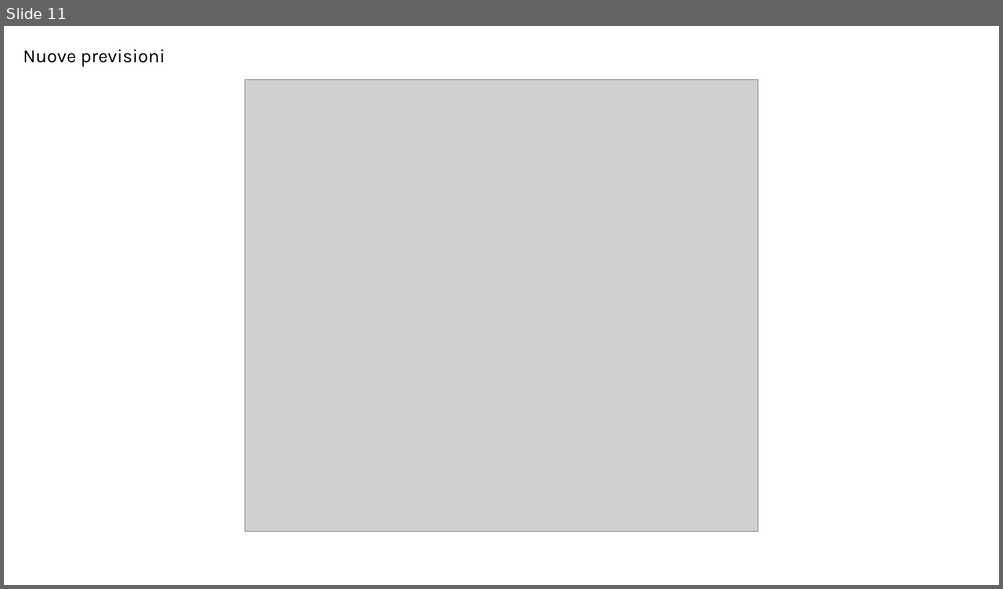
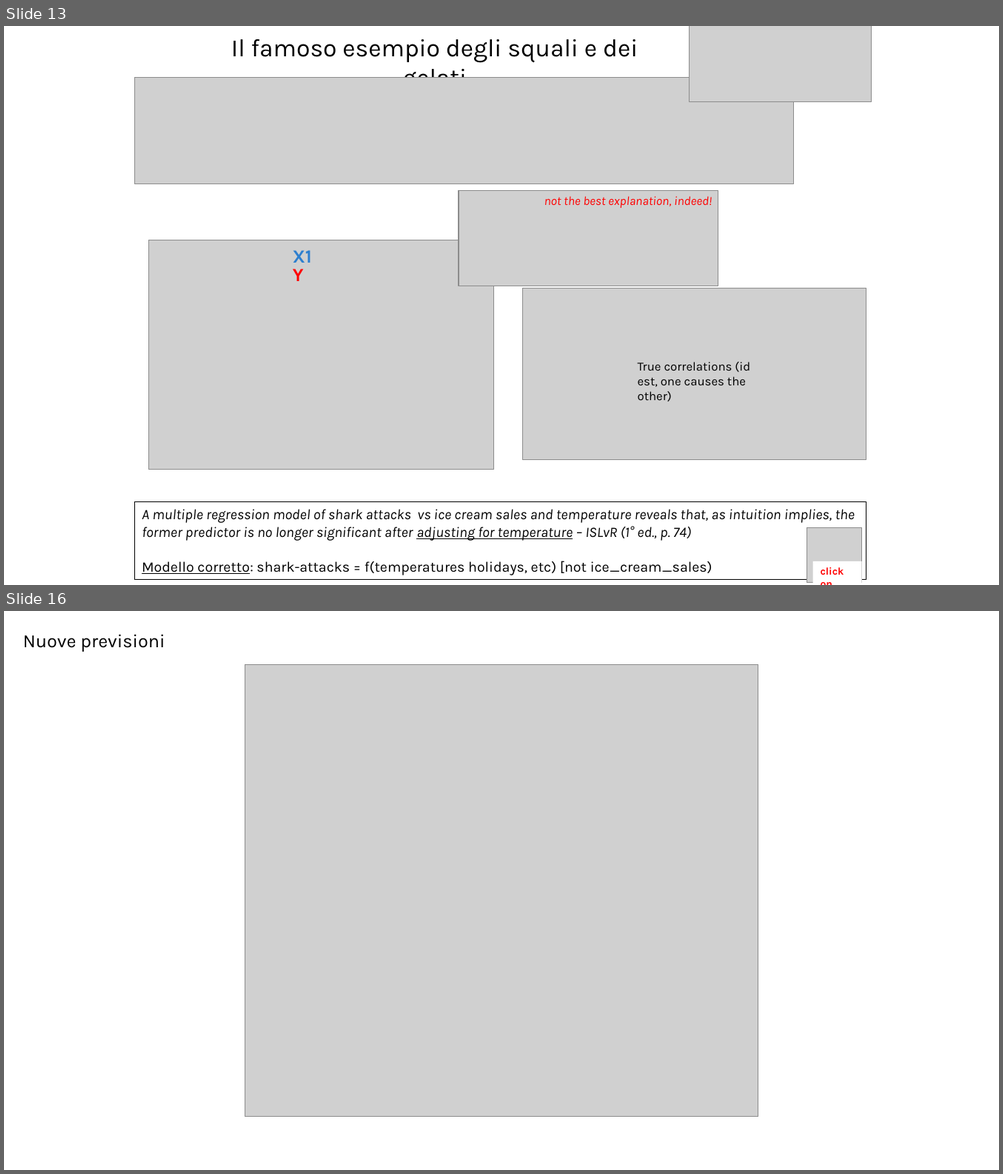
Before and after one commit to antonio-corsi/Corso-ML-Unicredit-settembre-2026, a slide deck: slide.pptx. Shown one above the other, each under a label of ours: slide 11 before the commit, slides 13 and 16 after it; the slides between them are not shown. The pictures are 1003x589 and 1003x1174 pixels, drawn with LibreOffice and Linux fonts; fonts in the diff are those of the drawing; grey boxes stand for pictures. Boxes give left, top, right and bottom in pixels: in the first picture for what was removed or moved away, otherwise in the second. Text is boxed around its words. In the diff, an @@ line names an element or a change of style, - is before the commit and + after.

```diff
--- a/slide.pptx
+++ b/slide.pptx
@@ slide 13 added at box(4, 26, 999, 585), background #FFFFFF @@
@@ text added at box(231, 39, 637, 78), 24 pt, text #000000 @@
+Il famoso esempio degli squali e dei gelati
@@ picture added at box(690, 26, 871, 101) @@
@@ picture added at box(134, 78, 794, 184) @@
@@ picture added at box(458, 191, 717, 286) @@
@@ text added at box(544, 196, 711, 208), 12 pt, text #FF0000, italic @@
+not the best explanation, indeed!
@@ picture added at box(149, 241, 493, 470) @@
@@ text added at box(293, 250, 312, 263), 18 pt, text #2D7FCF, bold @@
+X1
@@ text added at box(293, 269, 304, 281), 18 pt, text #FF0000, bold @@
+Y
@@ picture added at box(523, 288, 866, 460) @@
@@ text added at box(637, 362, 750, 402), 12 pt, text #000000 @@
+True correlations (id est, one causes the other)
@@ rectangle added at box(134, 502, 866, 580), outline #000000 0.75 pt, 14 pt, text #000000, italic @@
+A multiple regression model of shark attacks vs ice cream sales and temperature reveals that, as intuition implies, the former predictor is no longer significant after adjusting for temperature – ISLvR (1° ed., p. 74)
+Modello corretto: shark-attacks = f(temperatures holidays, etc) [not ice_cream_sales)
@@ picture added at box(807, 528, 861, 582) @@
@@ rectangle added at box(813, 562, 861, 585), fill #FFFFFF, 10 pt, text #FF0000, bold @@
+click on
@@ what was slide 11 is now slide 16 @@
```
Also in this commit, not shown: 3 slides changed, 11 other slides added, 2 slides removed, 1 other file.
